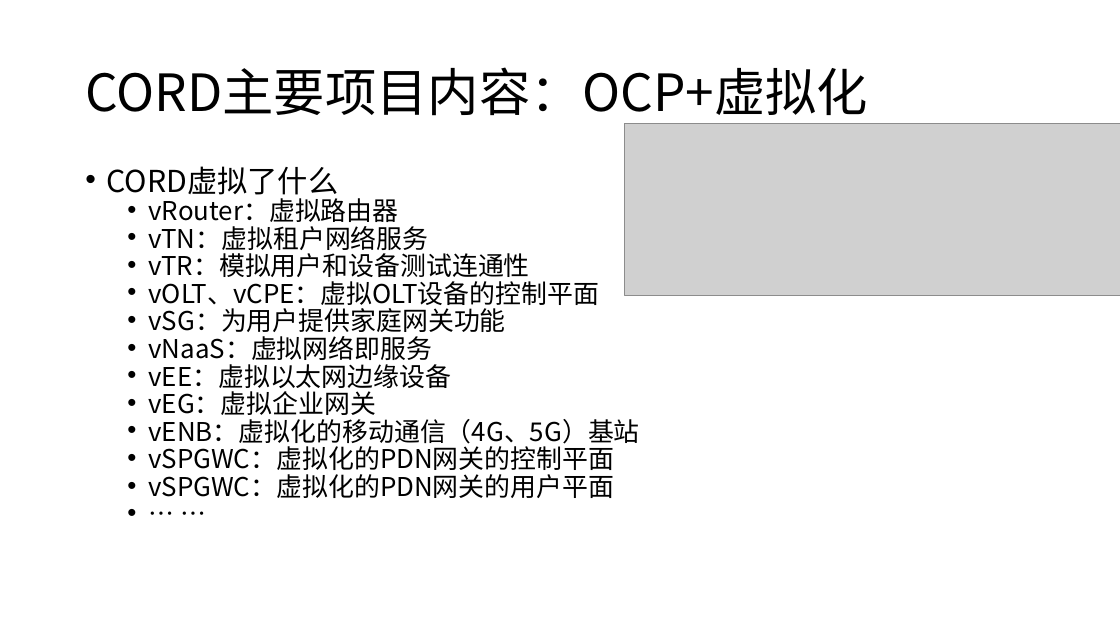
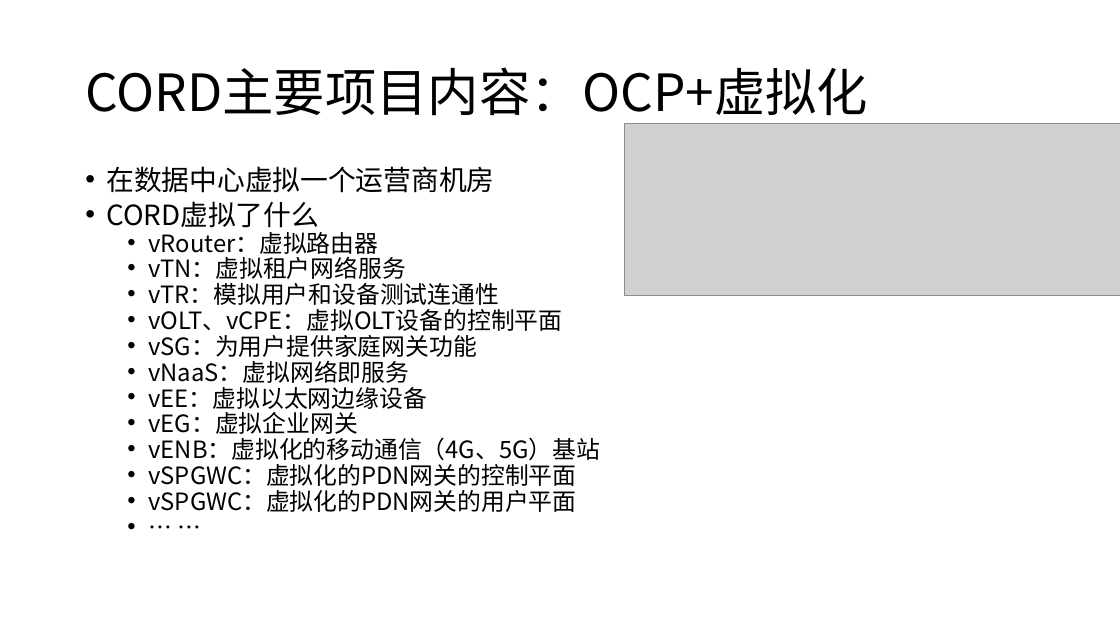
Before and after one commit to yindaheng98/Notebook, a slide deck: slide 7 of 学习笔记/边缘计算/CORD.pptx. Drawn at 1120x630 pixels with LibreOffice and Linux fonts; fonts in the diff are those of the drawing; grey boxes stand for pictures. Boxes give left, top, right and bottom in pixels: in the first picture for what was removed or moved away, otherwise in the second. Text is boxed around its words. In the diff, an @@ line names an element or a change of style, - is before the commit and + after.

```diff
--- a/学习笔记/边缘计算/CORD.pptx
+++ b/学习笔记/边缘计算/CORD.pptx
@@ text at bbox=[106, 166, 494, 193]: paragraph added @@
+• 在数据中心虚拟一个运营商机房
@@ text at bbox=[106, 201, 600, 512]: size 25.9 to 23.8 pt in "CORD虚拟了什么"; size 22.2 to 20.4 pt in "vRouter：虚拟路由器", "vTN：虚拟租户网络服务", "vTR：模拟用户和设备测试连通性", "vOLT、vCPE：虚拟OLT设备的控制平面" and 8 more places @@
```
Also in this commit, not shown: 2 other files.
